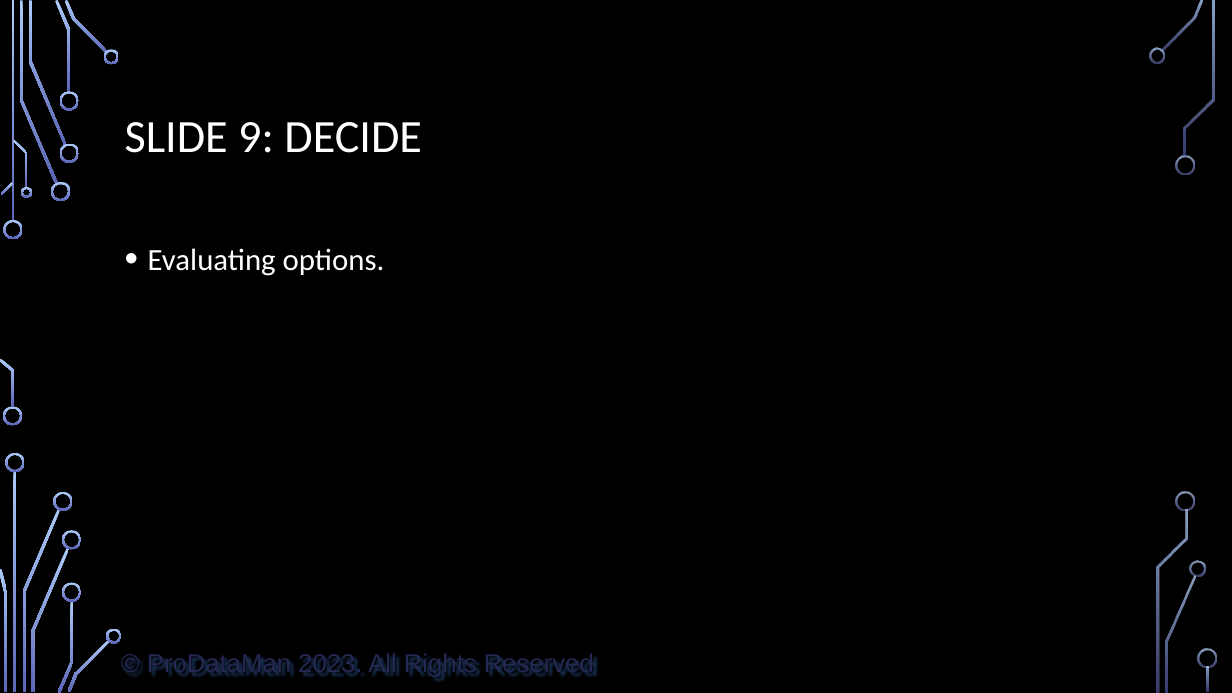
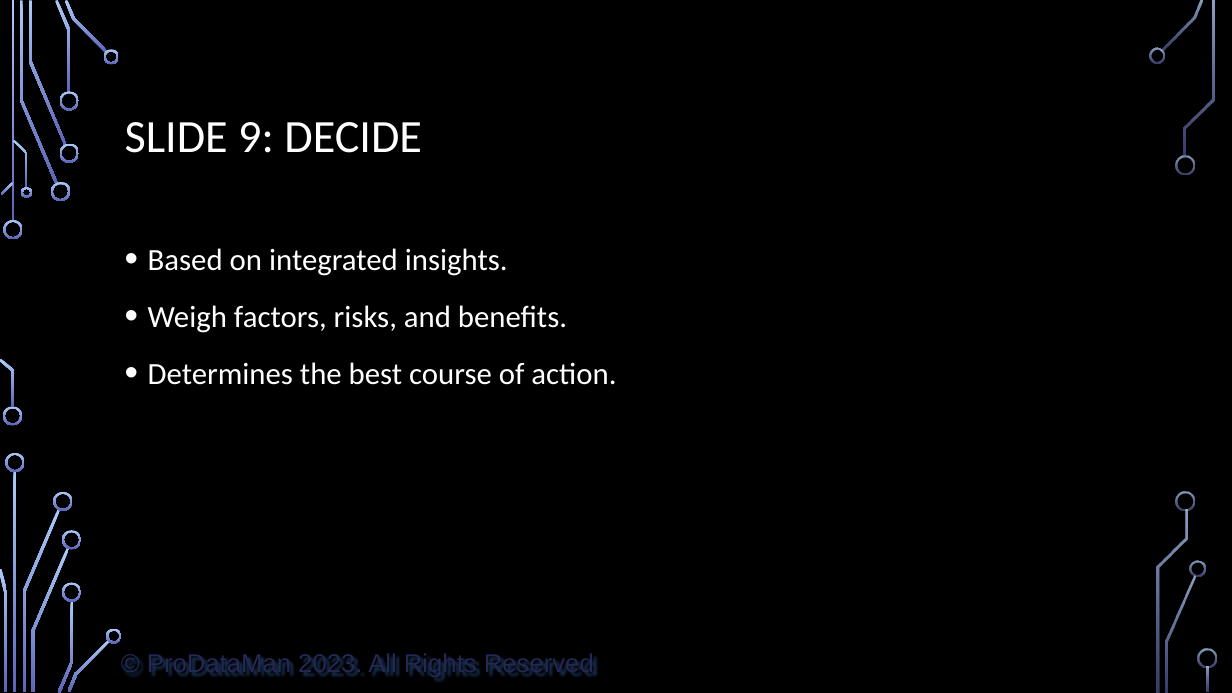
Before and after one commit to ProDataMan/Data-Literacy, a slide deck: slide 10 of Chapter09.pptx. Drawn at 1232x693 pixels with LibreOffice and Linux fonts; fonts in the diff are those of the drawing; background and template pictures are left out. Boxes give left, top, right and bottom in pixels: in the first picture for what was removed or moved away, otherwise in the second. Text is boxed around its words. In the diff, an @@ line names an element or a change of style, - is before the commit and + after.

```diff
--- a/Chapter09.pptx
+++ b/Chapter09.pptx
@@ text at [148,248,616,385]: text changed @@
-• Evaluating options.
+• Based on integrated insights.
+• Weigh factors, risks, and benefits.
+• Determines the best course of action.
```
Also in this commit, not shown: 11 other slides changed, 1 other file.
